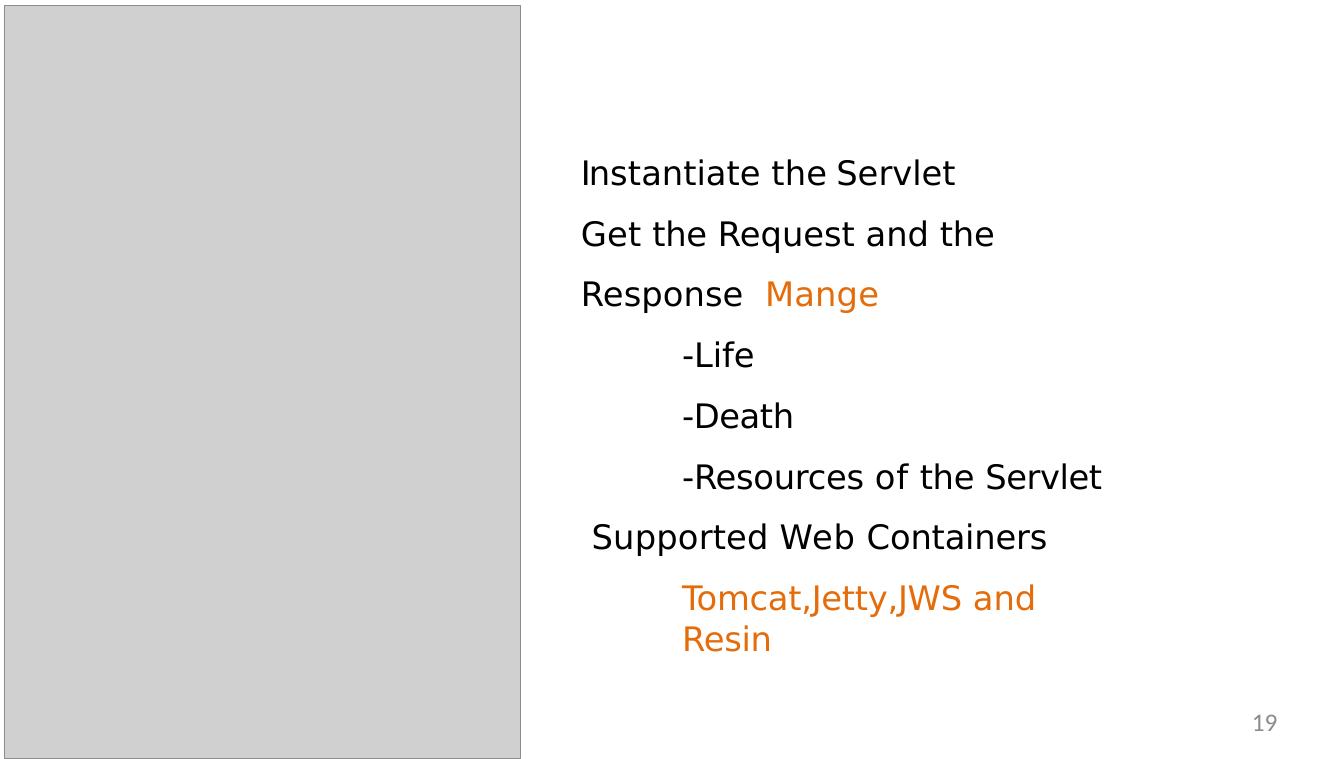
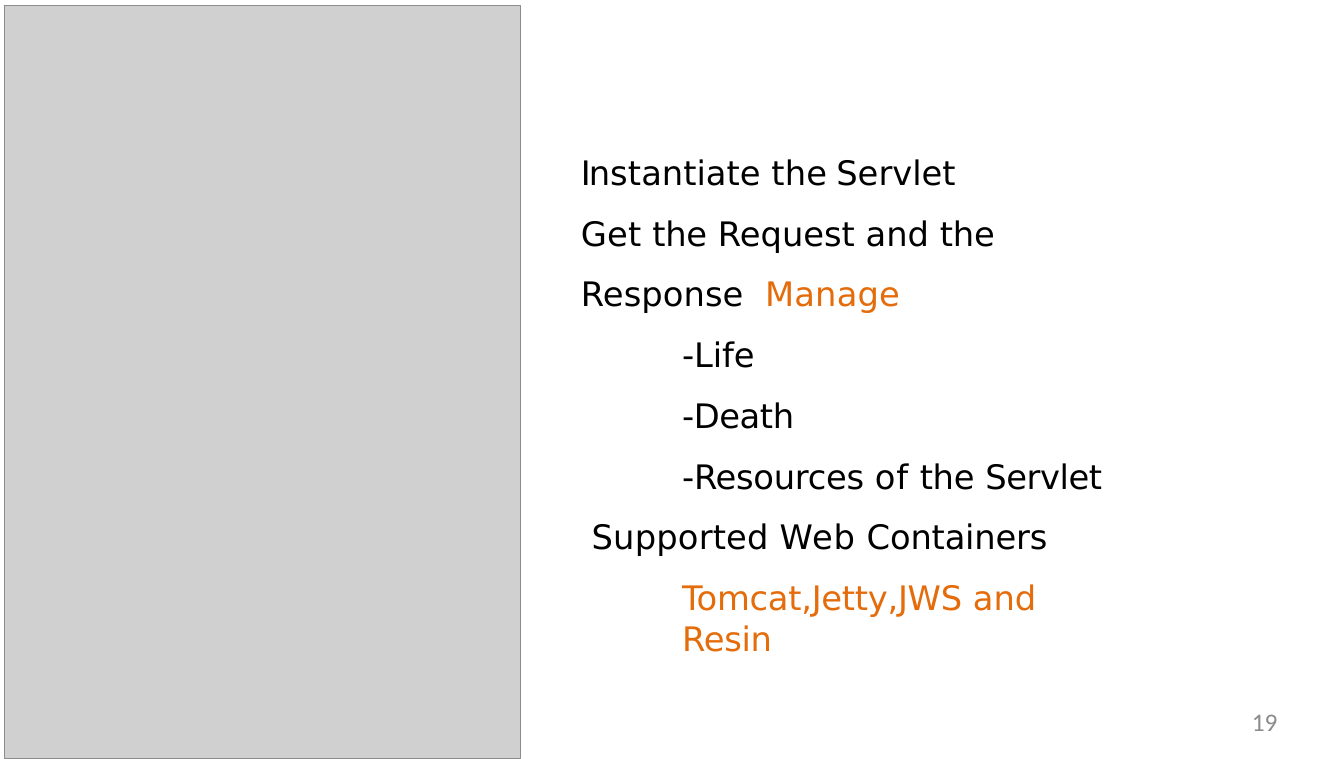
Before and after one commit to StevenJoseph19/Java, a slide deck: slide 19 of Day 9 & 10/1. Servlets/Slides/1. Introduction/1-java-servlets-m1.pptx. Drawn at 1344x759 pixels with LibreOffice and Linux fonts; fonts in the diff are those of the drawing; grey boxes stand for pictures. Boxes give left, top, right and bottom in pixels: in the first picture for what was removed or moved away, otherwise in the second. Text is boxed around its words. In the diff, an @@ line names an element or a change of style, - is before the commit and + after.

```diff
--- a/Day 9 & 10/1. Servlets/Slides/1. Introduction/1-java-servlets-m1.pptx
+++ b/Day 9 & 10/1. Servlets/Slides/1. Introduction/1-java-servlets-m1.pptx
@@ text at (581, 220, 995, 313): text changed @@
-Get the Request and the Response Mange
+Get the Request and the Response Manage
```
Also in this commit, not shown: 7 other files.
